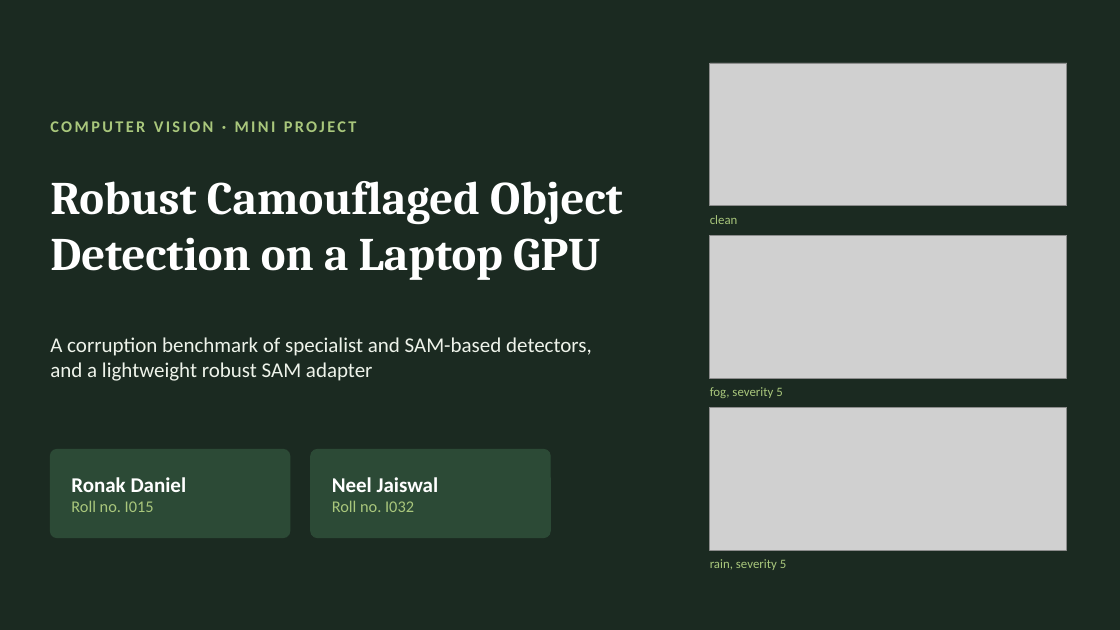
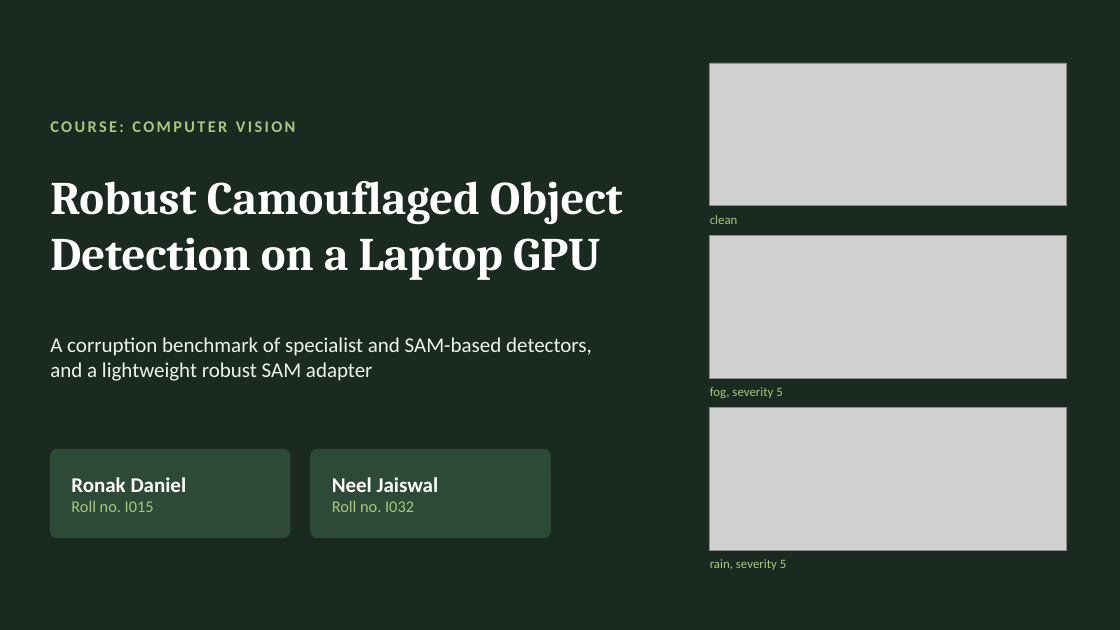
Before and after one commit to Neel-Ronak-Org/VFM-CV, a slide deck: slide 1 of presentation/CV_mini_project_I015_I032.pptx. Drawn at 1120x630 pixels with LibreOffice and Linux fonts; fonts in the diff are those of the drawing; grey boxes stand for pictures. Boxes give left, top, right and bottom in pixels: in the first picture for what was removed or moved away, otherwise in the second. Text is boxed around its words. In the diff, an @@ line names an element or a change of style, - is before the commit and + after.

```diff
--- a/presentation/CV_mini_project_I015_I032.pptx
+++ b/presentation/CV_mini_project_I015_I032.pptx
@@ text at box(50, 121, 296, 132): text changed @@
-COMPUTER VISION · MINI PROJECT
+COURSE: COMPUTER VISION
```
Also in this commit, not shown: 2 other files.
